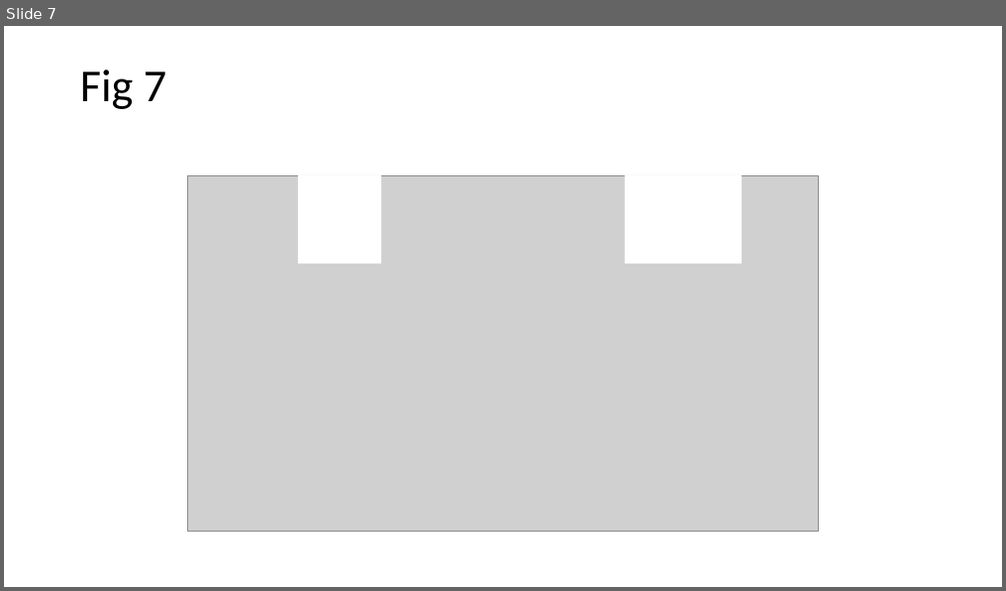
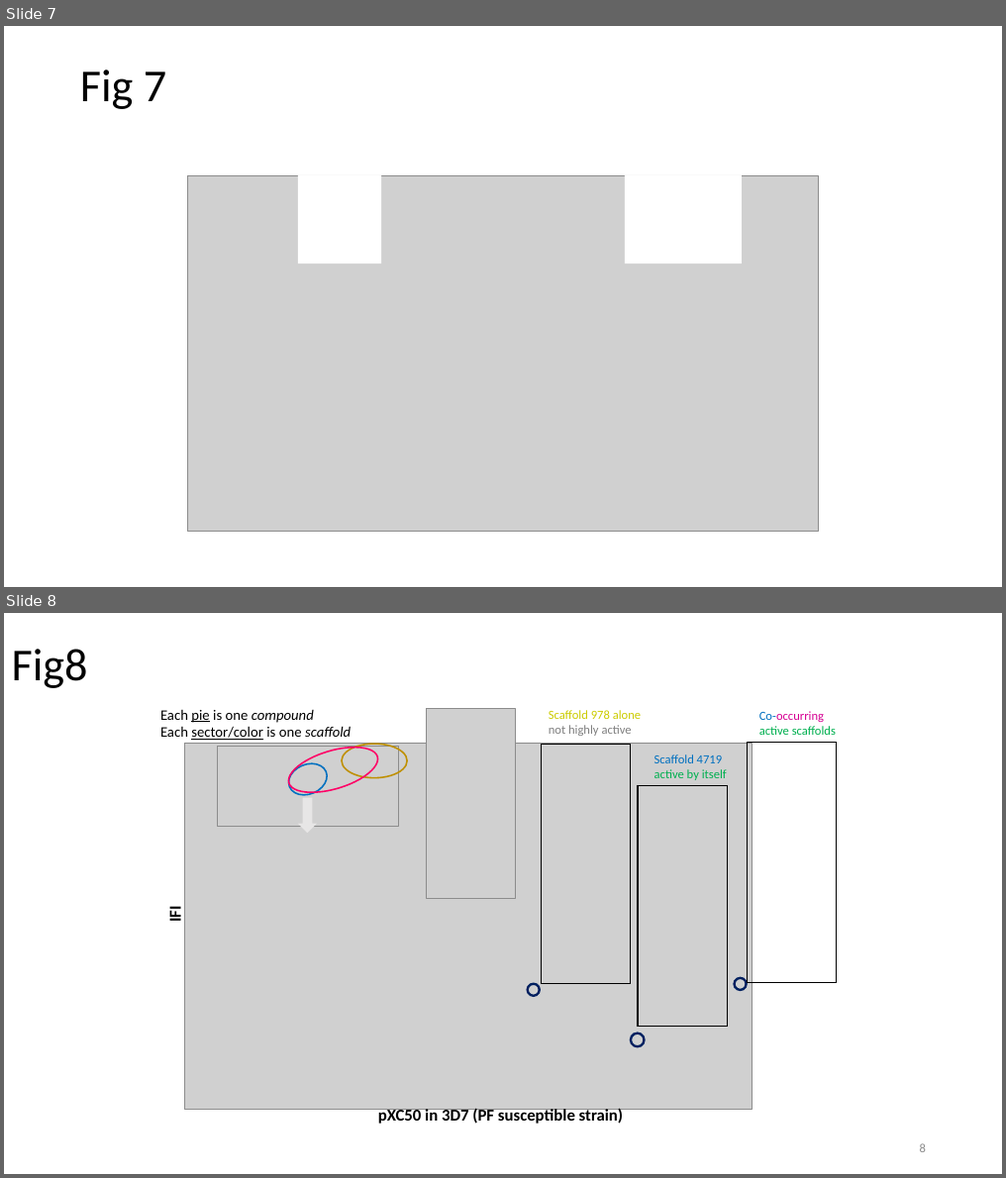
Before and after one commit to ncats/scaffoldanalytics, a slide deck: pres/Scaffold analytics figures to modify with chemical structures.pptx. Shown one above the other, each under a label of ours: slide 7 before the commit, slides 7 and 8 after it. The pictures are 1006x591 and 1006x1178 pixels, drawn with LibreOffice and Linux fonts; fonts in the diff are those of the drawing; grey boxes stand for pictures. Boxes give left, top, right and bottom in pixels: in the first picture for what was removed or moved away, otherwise in the second. Text is boxed around its words. In the diff, an @@ line names an element or a change of style, - is before the commit and + after.

```diff
--- a/pres/Scaffold analytics figures to modify with chemical structures.pptx
+++ b/pres/Scaffold analytics figures to modify with chemical structures.pptx
@@ slide 8 added at [4,613,1002,1174], background #FFFFFF @@
@@ title added at [12,649,88,688], 44 pt, text #000000 @@
+Fig8
@@ text added at [160,710,350,740], 14 pt, text #000000 @@
+Each pie is one compound
+Each sector/color is one scaffold
@@ picture added at [426,709,515,898] @@
@@ text added at [548,710,641,736], 12 pt, text #CCCC00 @@
+Scaffold 978 alone
+not highly active
@@ text added at [759,711,836,735], 12 pt, text #00B050 @@
+Co-occurring
+active scaffolds
@@ picture added at [184,743,751,1109] @@
@@ picture added at [218,747,399,827] @@
@@ ellipse added at [283,758,332,801], outline #0070C0 1.5 pt @@
@@ ellipse added at [283,739,382,801], outline #FF0066 1.5 pt @@
@@ ellipse added at [342,744,408,778], outline #BF9000 1.5 pt @@
@@ rectangle added at [541,744,631,984], outline #000000 1 pt @@
@@ text added at [654,755,727,780], 12 pt, text #00B050 @@
+Scaffold 4719
+active by itself
@@ rectangle added at [746,743,837,983], outline #000000 1 pt @@
@@ rectangle added at [638,786,728,1026], outline #000000 1 pt @@
@@ right arrow added at [298,798,317,834], fill #E7E6E6 @@
@@ text added at [165,907,185,923], 16 pt, text #000000, bold @@
+IFI
@@ ellipse added at [528,984,540,996], outline #002060 2.25 pt @@
@@ ellipse added at [735,978,746,990], outline #002060 2.25 pt @@
@@ rectangle added at [764,980,866,1079], fill #FFFFFF @@
@@ ellipse added at [631,1034,645,1048], outline #002060 2.25 pt @@
@@ text added at [378,1108,623,1125], 16 pt, text #000000, bold @@
+pXC50 in 3D7 (PF susceptible strain)
@@ page number added at [920,1144,926,1153], 12 pt, text #8C8C8C @@
+8
```
Also in this commit, not shown: 2 other slides added, 6 other files.
